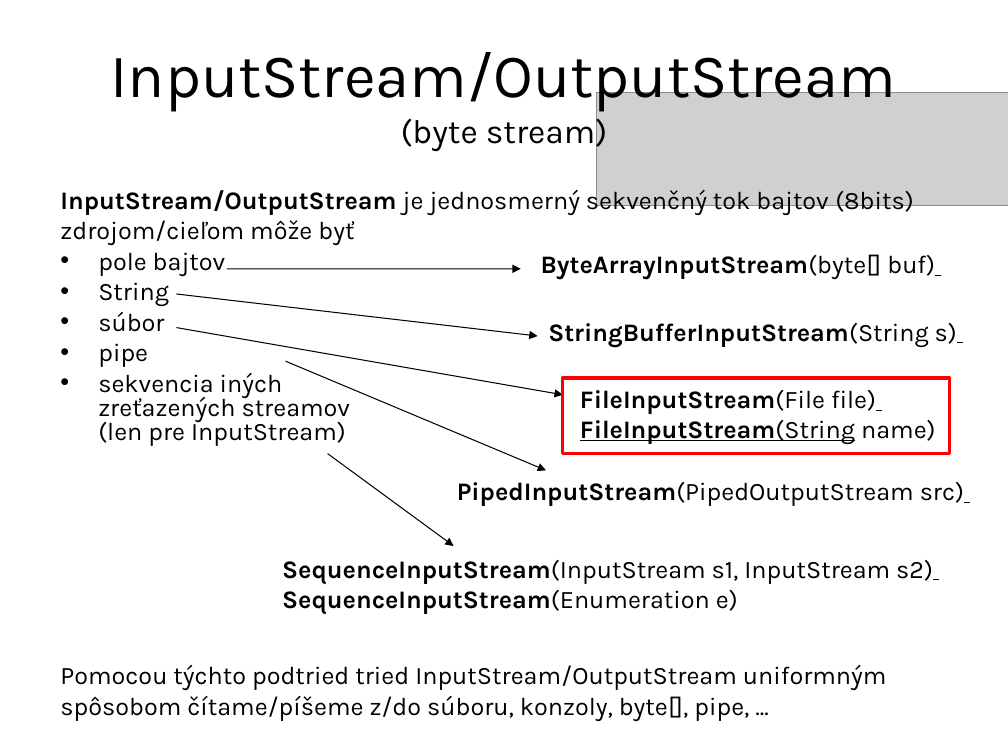
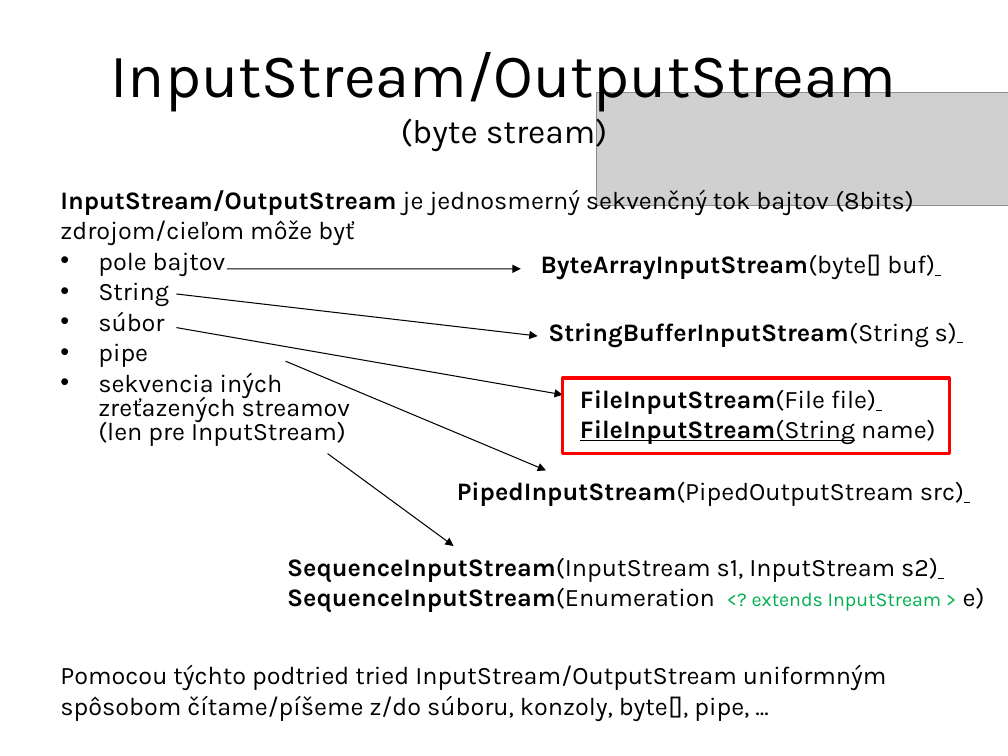
Before and after one commit to Programovanie4/Prednasky, a slide deck: slide 4 of 08/08_java.ppt. Drawn at 1008x756 pixels with LibreOffice and Linux fonts; fonts in the diff are those of the drawing; grey boxes stand for pictures. Boxes give left, top, right and bottom in pixels: in the first picture for what was removed or moved away, otherwise in the second. Text is boxed around its words. In the diff, an @@ line names an element or a change of style, - is before the commit and + after.

```diff
--- a/08/08_java.ppt
+++ b/08/08_java.ppt
@@ text at [287,588,985,612]: text changed; bold off @@
-SequenceInputStream(Enumeration e)
+SequenceInputStream(Enumeration <? extends InputStream > e)
```
Also in this commit, not shown: 2 other slides changed, 3 other files.
